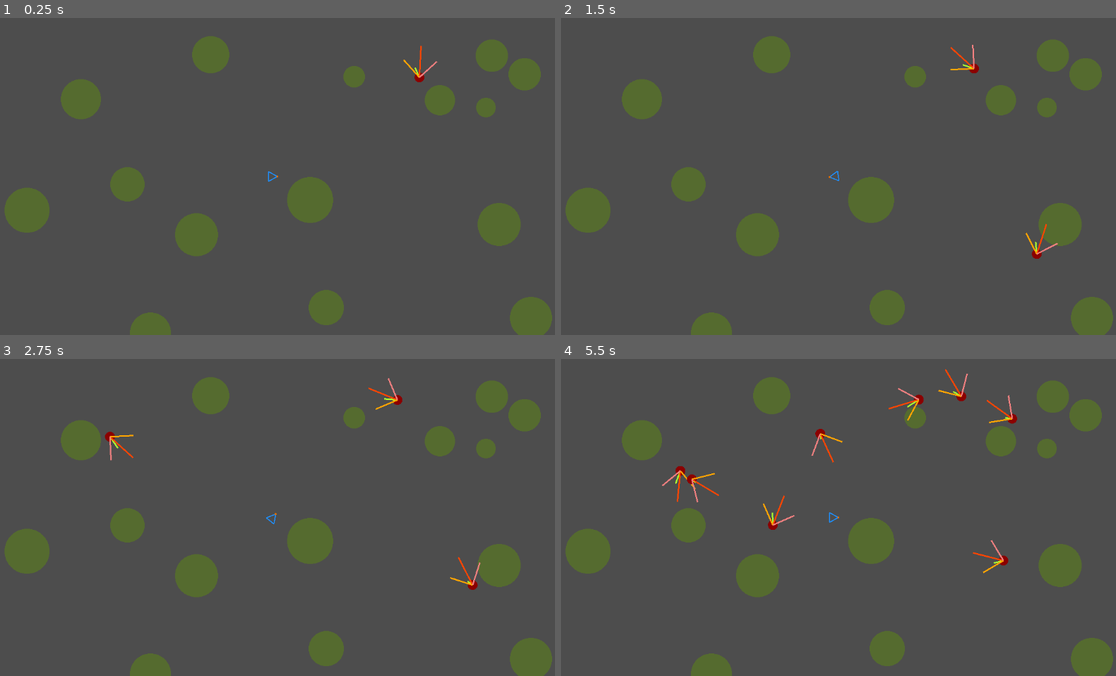
Above: before the commit, frames 1-4 (two rows, left to right).
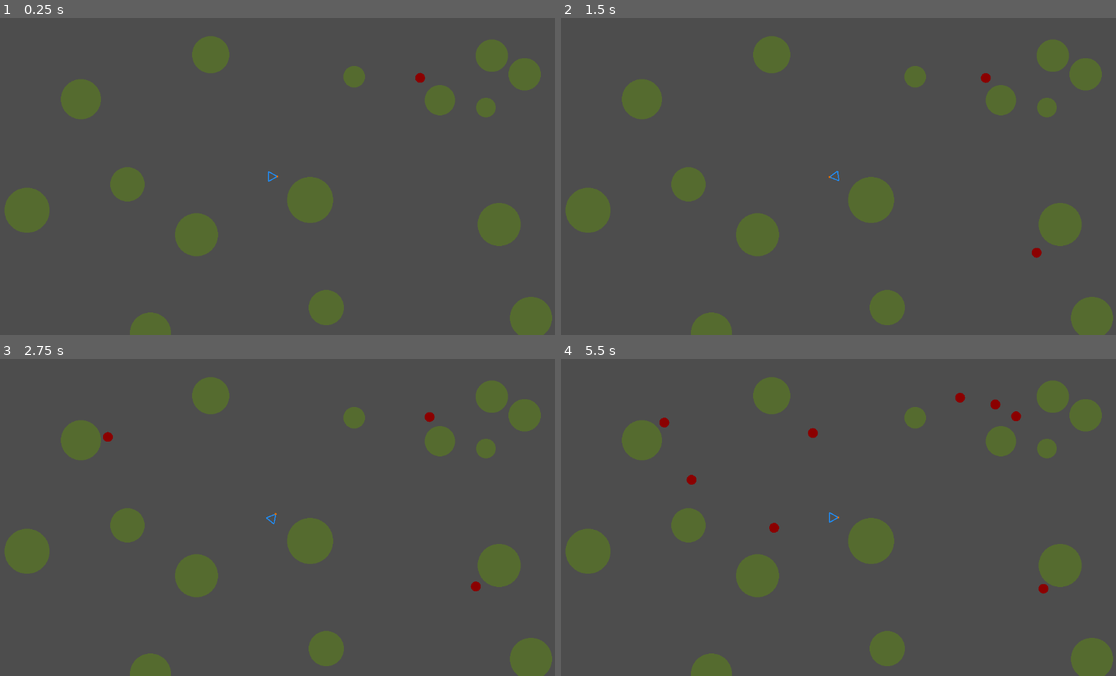
Above: after the commit, the same moments.

Repository: MagnusLucas/ai_1_zombie
Game: Godot game, scene res://main.tscn
The game is run twice, just before and just after one commit, with the same random seed, the same clock (stepped at 60 frames per second) and the same inputs.
Inputs (mouse positions are in pixels of both pictures, inside the frame that each line leads up to):
- Up to frame 1 (0.25 s): no input
- Up to frame 2 (1.5 s): move the mouse to (960, 160) at 0.52 s; click (960, 160) at 0.67 s; move the mouse to (721, 192) at 1.27 s; click (721, 192) at 1.42 s
- Up to frame 3 (2.75 s): move the mouse to (327, 447) at 2.02 s; click (327, 447) at 2.17 s
- Up to frame 4 (5.5 s): move the mouse to (805, 580) at 2.77 s; click (805, 580) at 2.92 s; move the mouse to (1005, 565) at 3.52 s; click (1005, 565) at 3.67 s; move the mouse to (666, 469) at 4.27 s; click (666, 469) at 4.42 s; move the mouse to (860, 517) at 5.02 s; click (860, 517) at 5.17 s

The runs differ from the first frame. In frame 1, 0.1% of the frame differs, in the area x 72-79%, y 8-21%; in frame 2, 0.3%; in frame 3, 0.4%; in frame 4, 1.1%, in the area x 17-88%, y 3-74%.

Commit message:
finished???

Diff:
--- a/groupSteering.gd
+++ b/groupSteering.gd
@@ -16,9 +16,13 @@
 func calculate_steering_force():
 	var force_sum = Vector2.ZERO
 	var neighbours = _get_neighbours(NEIGHBOURING_RADIUS)
-	#force_sum += _cohesion(neighbours)
-	#force_sum += _alignment(neighbours)
-	#force_sum += _separation(neighbours) * 10
+	#force_sum += _cohesion(neighbours, Color.PINK)
+	#force_sum += _alignment(neighbours, Color.HOT_PINK)
+	#force_sum += _separation(neighbours, Color.DEEP_PINK) * 10
+	force_sum += _cohesion(neighbours)
+	force_sum += _alignment(neighbours)
+	force_sum += _separation(neighbours) * 10
+	force_sum *= 0.2
 	return force_sum
 
 func _get_neighbours(radius):
@@ -88,6 +92,5 @@
 		#now seek toward that position
 		SteeringForce = this_zombie.steering_behaviour.seek(CenterOfMass)
 	if color:
-		print(CenterOfMass, " ", NeighborCount, " ", SteeringForce, " ", this_zombie.position)
 		this_zombie.steering_behaviour.forces_to_draw[color] = SteeringForce
 	return SteeringForce
--- a/steeringBehaviors.gd
+++ b/steeringBehaviors.gd
@@ -5,6 +5,8 @@
 var zombie
 enum Deceleration {SLOW = 1, NORMAL = 2, FAST = 3}
 var forces_to_draw = {}
+var hide_timer = 0
+var hide_bool = true
 
 func _init() -> void:
 	pass
@@ -15,6 +17,11 @@
 
 # Called every frame. 'delta' is the elapsed time since the previous frame.
 func _process(_delta: float) -> void:
+	hide_timer += _delta
+	if (hide_timer >= 7.0):
+		if (randi_range(0,100) >= 90):
+			hide_bool = !hide_bool
+			hide_timer = 0
 	# proper dying (but with consequences)
 	#if zombie.position.distance_to(zombie.get_parent().get_child(0).position) < zombie.radius:
 		#zombie.get_parent().get_child(0).queue_free()
@@ -23,13 +30,30 @@
 func calculate_steering_force():
 	var force_sum = Vector2.ZERO
 	var player = get_node("/root/root/Player")
+	var pursuit_threshold = 15
+	var pursuit_radius = 100
 	# code goes here
 	#force_sum += _arrive(player.position, Deceleration.NORMAL)
 	#force_sum += _evade(player)
-	#force_sum += _hide(player, get_node("/root/root").obstacles, Color.BLUE_VIOLET)
-	force_sum += _wander(Color.GREEN_YELLOW)
-	#force_sum += _obstacle_avoidance(get_node("/root/root").obstacles, Color.BLUE_VIOLET) * 30
-	force_sum += _wall_avoidance(Color.SKY_BLUE, Color.ORANGE_RED, Color.ORANGE, Color.LIGHT_CORAL)
+	if (zombie.group_steering._get_neighbours(pursuit_radius).size() >= pursuit_threshold):
+		force_sum += _pursuit(player)
+	else:
+		if (hide_bool):
+			force_sum += _hide(player, get_node("/root/root").obstacles) * 30
+		else:
+			force_sum += _wander() * 0.2
+	force_sum += _obstacle_avoidance(get_node("/root/root").obstacles) * 30
+	force_sum += _wall_avoidance() * 10
+	#if (zombie.group_steering._get_neighbours(pursuit_radius).size() >= pursuit_threshold):
+		#force_sum += _pursuit(player, Color.DARK_RED)
+	#else:
+		##force_sum += _wander(Color.SEA_GREEN) * 0.2
+		#if (hide_bool):
+			#force_sum += _hide(player, get_node("/root/root").obstacles, Color.BLUE_VIOLET)
+		#else:
+			#force_sum += _wander(Color.SEA_GREEN) * 0.2
+	#force_sum += _obstacle_avoidance(get_node("/root/root").obstacles, Color.DARK_OLIVE_GREEN) * 30
+	#force_sum += _wall_avoidance(Color.SKY_BLUE) * 10
 	queue_redraw()
 	return force_sum
 
@@ -184,7 +208,7 @@
 
 # riv - broken
 func _obstacle_avoidance(obstacles, color = null):
-	const MIN_BOX_LENGTH = 10
+	const MIN_BOX_LENGTH = 20
 	var box_length = MIN_BOX_LENGTH + (zombie.velocity.length() / zombie.max_speed) * MIN_BOX_LENGTH
 	var tagged_obstacles = []
 	tagged_obstacles = _tag_obstacles_within_view_range(obstacles)
--- a/zombie.gd
+++ b/zombie.gd
@@ -10,7 +10,7 @@
 var side = heading.rotated(PI/2)
 
 var mass = 1
-var max_speed = 30
+var max_speed = 60
 var max_force = 10
 var max_turn_rate = 10 #rad/s
 
